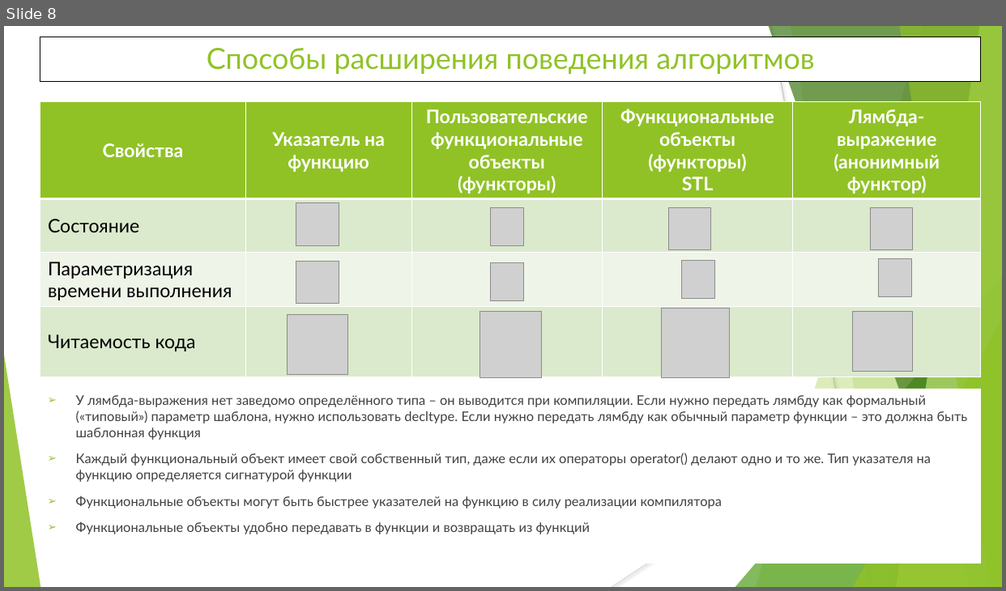
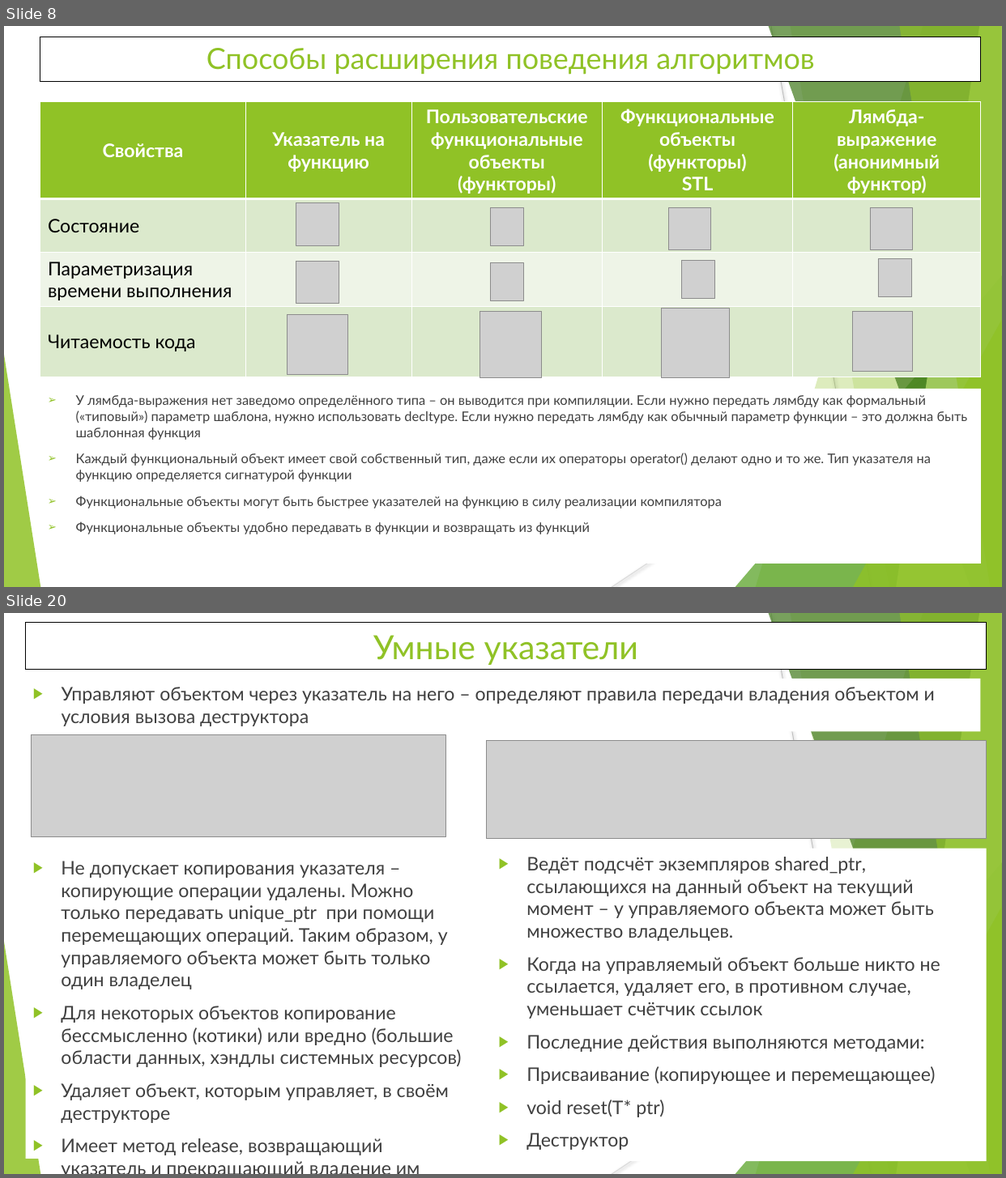
Before and after one commit to WhiteCatStudies/lectures, a slide deck: lecture6/lecture6.pptx. Shown one above the other, each under a label of ours: slide 8 before the commit, slides 8 and 20 after it; the slides between them are not shown. The pictures are 1006x591 and 1006x1178 pixels, drawn with LibreOffice and Linux fonts; fonts in the diff are those of the drawing; grey boxes stand for pictures. Boxes give left, top, right and bottom in pixels: in the first picture for what was removed or moved away, otherwise in the second. Text is boxed around its words. In the diff, an @@ line names an element or a change of style, - is before the commit and + after.

Commit message:
lecture6: some algorithms, shared_ptr and unique_ptr

```diff
--- a/lecture6/lecture6.pptx
+++ b/lecture6/lecture6.pptx
@@ slide 20 added at (4,613,1002,1174), background #FFFFFF; not listed: 10 template elements that a slide beside it also shows @@
@@ rectangle added at (26,623,987,670), fill #FFFFFF, outline #000000 0.75 pt, 32 pt, text #90C226 @@
+Умные указатели
@@ text added at (26,679,981,732), fill #FFFFFF, 18 pt, text #404040 @@
+▶ Управляют объектом через указатель на него – определяют правила передачи владения объектом и условия вызова деструктора
@@ picture added at (32,735,446,837) @@
@@ picture added at (487,740,987,838) @@
@@ rectangle added at (492,849,987,1161), fill #FFFFFF, 18 pt, text #404040 @@
+▶ Ведёт подсчёт экземпляров shared_ptr, ссылающихся на данный объект на текущий момент – у управляемого объекта может быть множество владельцев.
+▶ Когда на управляемый объект больше никто не ссылается, удаляет его, в противном случае, уменьшает счётчик ссылок
+▶ Последние действия выполняются методами:
+▶ Присваивание (копирующее и перемещающее)
+▶ void reset(T* ptr)
+▶ Деструктор
@@ text added at (61,861,462,1156), 18 pt, text #404040 @@
+▶ Не допускает копирования указателя – копирующие операции удалены. Можно только передавать unique_ptr при помощи перемещающих операций. Таким образом, у управляемого объекта может быть только один владелец
+▶ Для некоторых объектов копирование бессмысленно (котики) или вредно (большие области данных, хэндлы системных ресурсов)
+▶ Удаляет объект, которым управляет, в своём деструкторе
+▶ Имеет метод release, возвращающий указатель и прекращающий владение им
```
Also in this commit, not shown: 3 slides changed, 10 other slides added, 10 other files.
